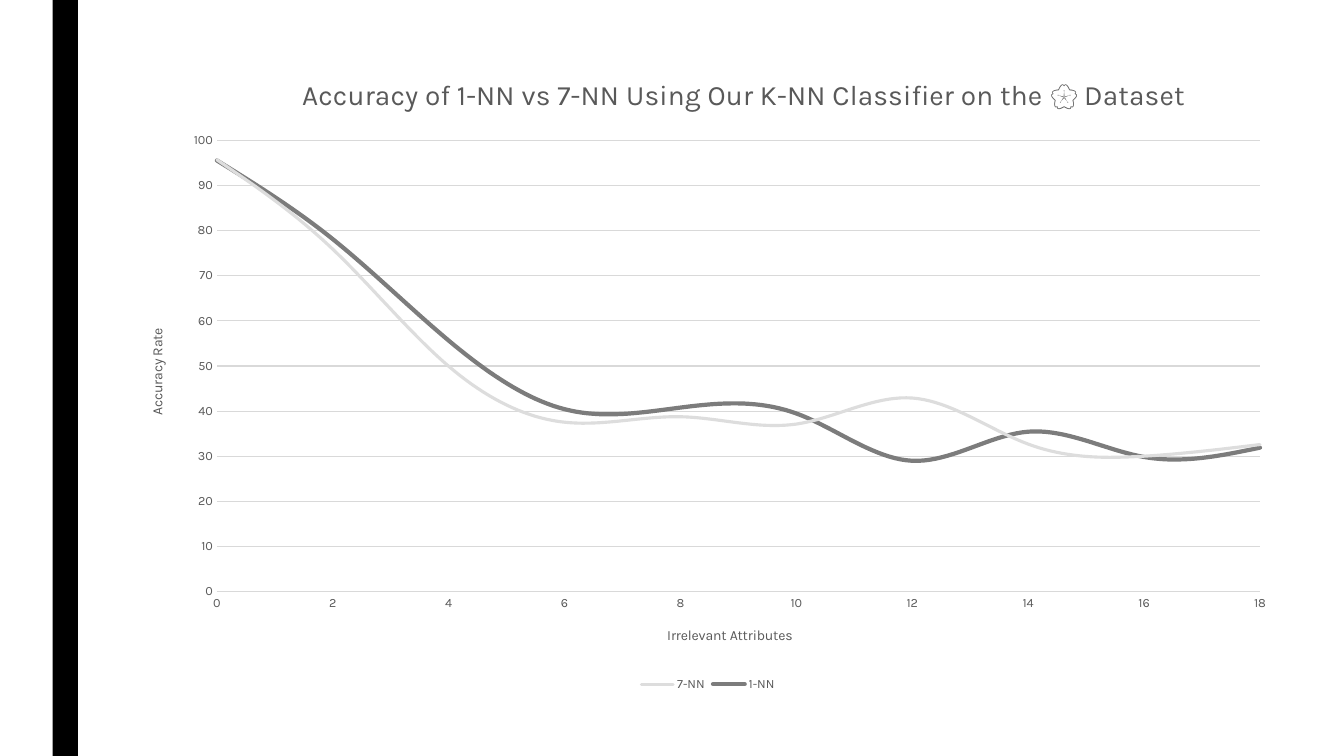
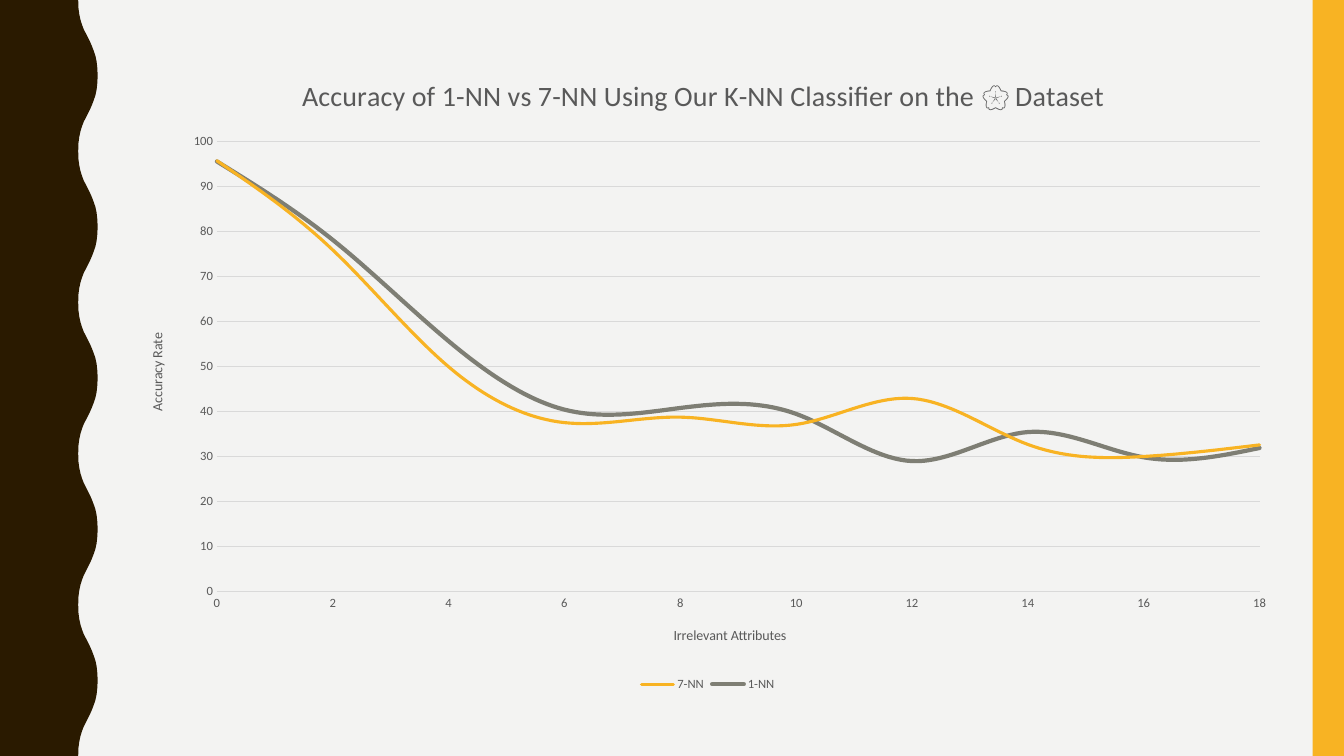
Before and after one commit to gururaj-shriram/ece548-machine-learning, a slide deck: slide 13 of proj1/presentation/pres.pptx. Drawn at 1344x756 pixels with LibreOffice and Linux fonts; fonts in the diff are those of the drawing. Boxes give left, top, right and bottom in pixels: in the first picture for what was removed or moved away, otherwise in the second. Text is boxed around its words. In the diff, an @@ line names an element or a change of style, - is before the commit and + after.

Commit message:
Updated presentation
Changed theme to make graphs more visible; rearranged text/graphs to reflect changes

```diff
--- a/proj1/presentation/pres.pptx
+++ b/proj1/presentation/pres.pptx
@@ background #FFFFFF to #F3F3F2 @@
@@ freeform shape added at [0, 0, 98, 756], fill #2A1A00 @@
@@ rectangle removed at [52, 0, 78, 756] @@
@@ rectangle added at [1313, 0, 1344, 756], fill #F8B323 @@
@@ scatter smooth chart at [127, 58, 1290, 696] @@
@@ colour of 7-NN #DDDDDD to #F8B323 @@
@@ colour of 1-NN #7C7C7C to #7E7E74 @@
@@ legend changed @@
@@ category axis changed @@
@@ value axis changed @@
@@ lettering changed @@
```
Also in this commit, not shown: 30 other slides changed.
